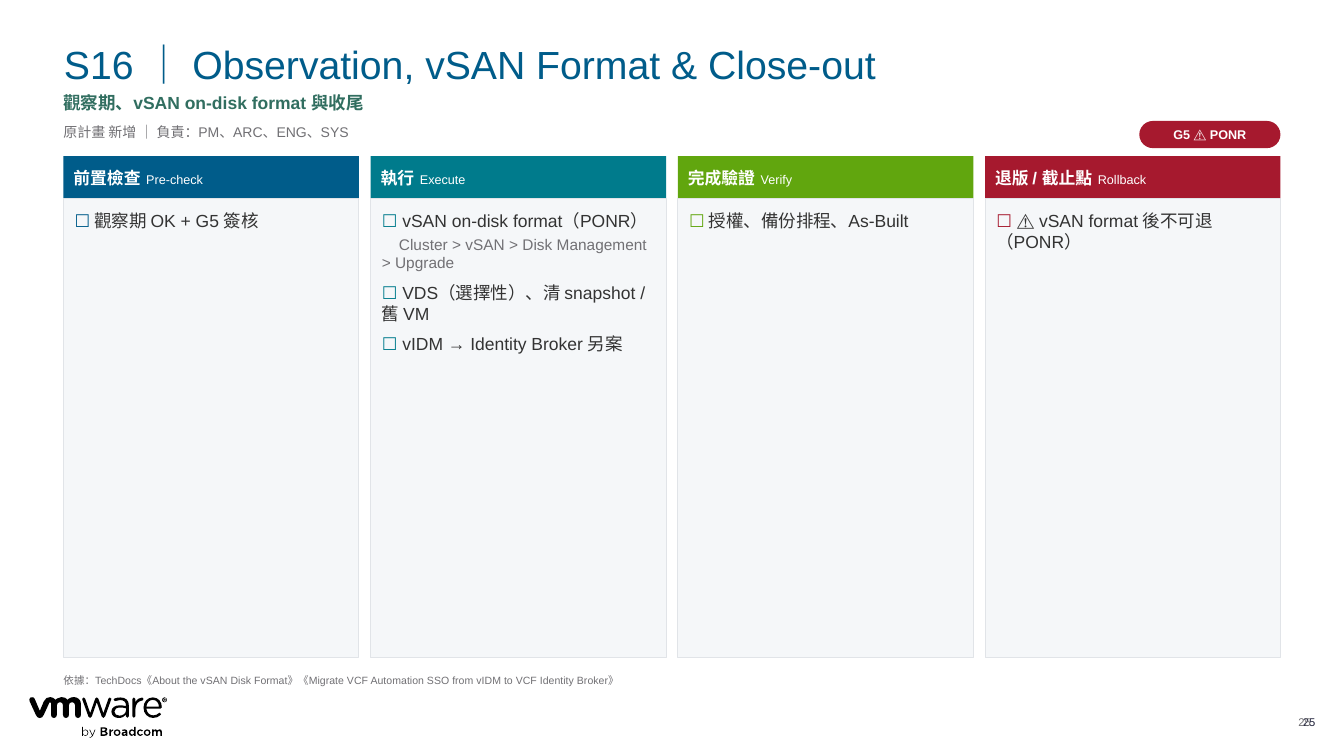
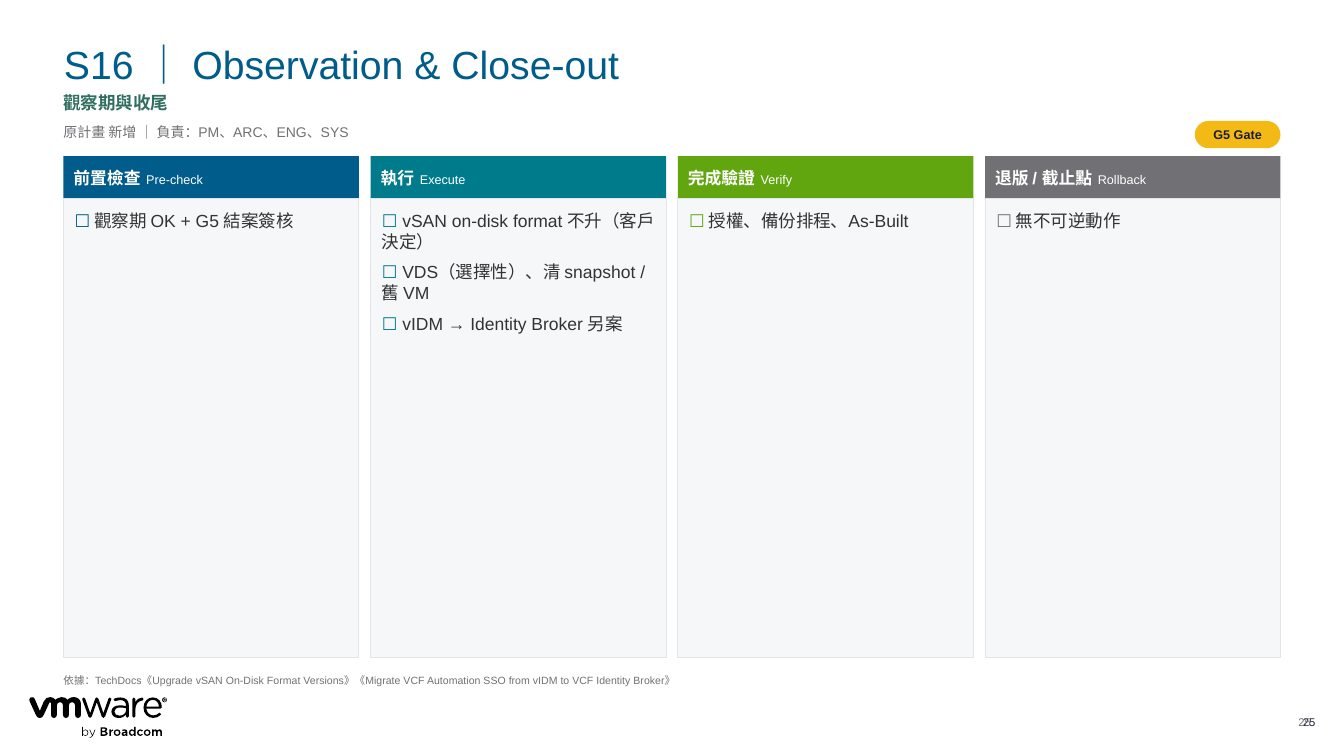
Before and after one commit to kostenyang/cc-vcf911-plan, a slide deck: slide 25 of out/CTBC_VCF911_Converge_Import_Plan.pptx. Drawn at 1344x756 pixels with LibreOffice and Linux fonts; fonts in the diff are those of the drawing. Boxes give left, top, right and bottom in pixels: in the first picture for what was removed or moved away, otherwise in the second. Text is boxed around its words. In the diff, an @@ line names an element or a change of style, - is before the commit and + after.

```diff
--- a/out/CTBC_VCF911_Converge_Import_Plan.pptx
+++ b/out/CTBC_VCF911_Converge_Import_Plan.pptx
@@ title at (x1=64, y1=50, x2=619, y2=80): text changed @@
-S16 ｜ Observation, vSAN Format & Close-out
+S16 ｜ Observation & Close-out
@@ text at (x1=63, y1=94, x2=168, y2=111): text changed @@
-觀察期、vSAN on-disk format 與收尾
+觀察期與收尾
@@ rounded rectangle "G5 Gate" resized from (x1=1139, y1=121, x2=1280, y2=148) to (x1=1195, y1=121, x2=1280, y2=148) @@
@@ rounded rectangle "G5 Gate" at (x1=1195, y1=121, x2=1280, y2=148): fill #A6192E to #F3BA16 @@
@@ text in rounded rectangle at (x1=1213, y1=130, x2=1262, y2=139): text changed; text colour #FFFFFF to #1B1D36 @@
-G5 ⚠ PONR
+G5 Gate
@@ rectangle "退版 / 截止點 Rollback" at (x1=985, y1=156, x2=1280, y2=199): fill #A6192E to #717074 @@
@@ text at (x1=94, y1=212, x2=294, y2=229): text changed @@
-☐ 觀察期 OK + G5 簽核
+☐ 觀察期 OK + G5 結案簽核
@@ text at (x1=382, y1=212, x2=654, y2=250): text changed; size 11 to 12.5 pt; text colour #717074 to #333333 @@
-☐ vSAN on-disk format（PONR）
-Cluster > vSAN > Disk Management > Upgrade
+☐ vSAN on-disk format 不升（客戶決定）
@@ text at (x1=1016, y1=212, x2=1121, y2=229): text changed @@
-☐ ⚠ vSAN format 後不可退（PONR）
+☐ 無不可逆動作
@@ text at (x1=63, y1=675, x2=675, y2=686): text changed @@
-依據：TechDocs《About the vSAN Disk Format》《Migrate VCF Automation SSO from vIDM to VCF Identity Broker》
+依據：TechDocs《Upgrade vSAN On-Disk Format Versions》《Migrate VCF Automation SSO from vIDM to VCF Identity Broker》
```
Also in this commit, not shown: 6 other slides changed, 4 other files.
